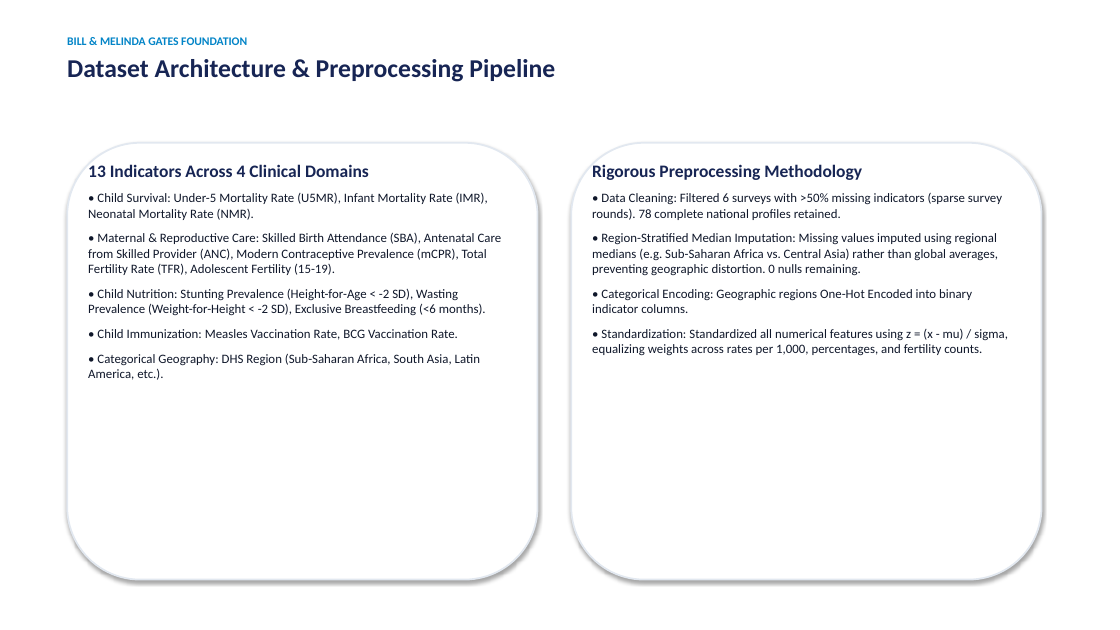
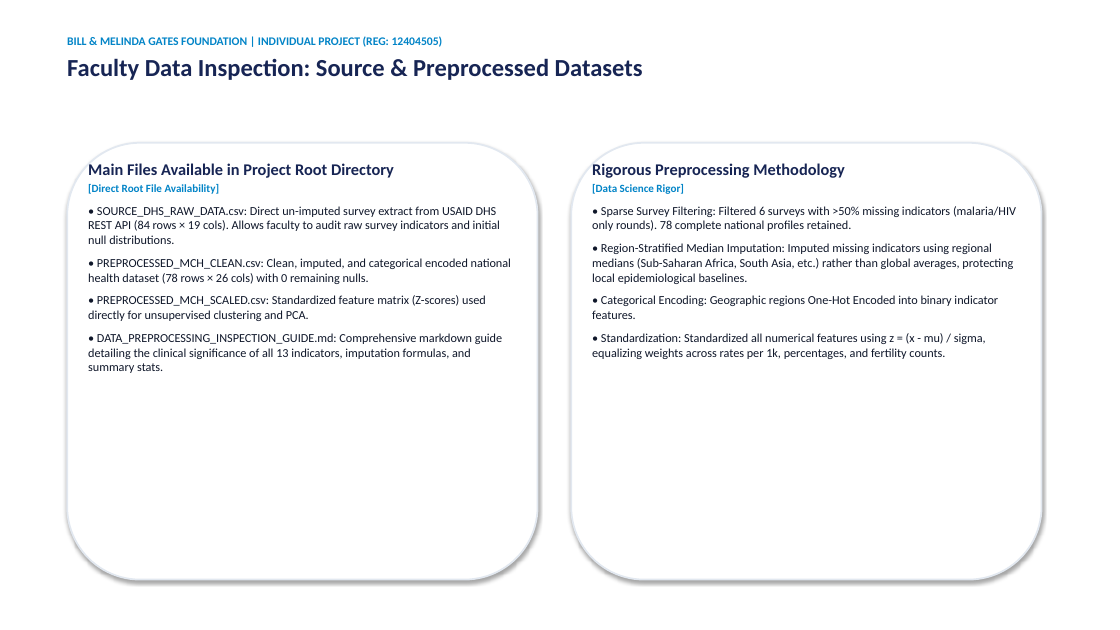
Before and after one commit to Mayank0053/Country-Maternal-Child-Health-Profile-Segmentation-Dashboard--, a slide deck: slide 4 of Country_MCH_Segmentation_Presentation.pptx. Drawn at 1120x630 pixels with LibreOffice and Linux fonts; fonts in the diff are those of the drawing. Boxes give left, top, right and bottom in pixels: in the first picture for what was removed or moved away, otherwise in the second. Text is boxed around its words. In the diff, an @@ line names an element or a change of style, - is before the commit and + after.

Commit message:
feat: upgrade to dynamic non-static FastAPI backend, light-themed dashboard, root preprocessed data files, and explicit individual project PPT/report

```diff
--- a/Country_MCH_Segmentation_Presentation.pptx
+++ b/Country_MCH_Segmentation_Presentation.pptx
@@ text at [67,36,643,80]: text changed; size 22 to 10 pt; text colour #172554 to #0284C7 @@
-BILL & MELINDA GATES FOUNDATION
-Dataset Architecture & Preprocessing Pipeline
+BILL & MELINDA GATES FOUNDATION | INDIVIDUAL PROJECT (REG: 12404505)
+Faculty Data Inspection: Source & Preprocessed Datasets
@@ text at [88,163,511,373]: text changed; size 11 to 10.5 pt @@
-13 Indicators Across 4 Clinical Domains
-• Child Survival: Under-5 Mortality Rate (U5MR), Infant Mortality Rate (IMR), Neonatal Mortality Rate (NMR).
-• Maternal & Reproductive Care: Skilled Birth Attendance (SBA), Antenatal Care from Skilled Provider (ANC), Modern Contraceptive Prevalence (mCPR), Total Fertility Rate (TFR), Adolescent Fertility (15-19).
-• Child Nutrition: Stunting Prevalence (Height-for-Age < -2 SD), Wasting Prevalence (Weight-for-Height < -2 SD), Exclusive Breastfeeding (<6 months).
-• Child Immunization: Measles Vaccination Rate, BCG Vaccination Rate.
-• Categorical Geography: DHS Region (Sub-Saharan Africa, South Asia, Latin America, etc.).
+Main Files Available in Project Root Directory
+[Direct Root File Availability]
+• SOURCE_DHS_RAW_DATA.csv: Direct un-imputed survey extract from USAID DHS REST API (84 rows × 19 cols). Allows faculty to audit raw survey indicators and initial null distributions.
+• PREPROCESSED_MCH_CLEAN.csv: Clean, imputed, and categorical encoded national health dataset (78 rows × 26 cols) with 0 remaining nulls.
+• PREPROCESSED_MCH_SCALED.csv: Standardized feature matrix (Z-scores) used directly for unsupervised clustering and PCA.
+• DATA_PREPROCESSING_INSPECTION_GUIDE.md: Comprehensive markdown guide detailing the clinical significance of all 13 indicators, imputation formulas, and summary stats.
@@ text at [592,163,845,178]: size 15 to 14 pt in "Rigorous Preprocessing Methodology" @@
@@ text at [592,184,1016,359]: text changed; size 11 to 10.5 pt @@
-• Data Cleaning: Filtered 6 surveys with >50% missing indicators (sparse survey rounds). 78 complete national profiles retained.
-• Region-Stratified Median Imputation: Missing values imputed using regional medians (e.g. Sub-Saharan Africa vs. Central Asia) rather than global averages, preventing geographic distortion. 0 nulls remaining.
-• Categorical Encoding: Geographic regions One-Hot Encoded into binary indicator columns.
-• Standardization: Standardized all numerical features using z = (x - mu) / sigma, equalizing weights across rates per 1,000, percentages, and fertility counts.
+[Data Science Rigor]
+• Sparse Survey Filtering: Filtered 6 surveys with >50% missing indicators (malaria/HIV only rounds). 78 complete national profiles retained.
+• Region-Stratified Median Imputation: Imputed missing indicators using regional medians (Sub-Saharan Africa, South Asia, etc.) rather than global averages, protecting local epidemiological baselines.
+• Categorical Encoding: Geographic regions One-Hot Encoded into binary indicator features.
+• Standardization: Standardized all numerical features using z = (x - mu) / sigma, equalizing weights across rates per 1k, percentages, and fertility counts.
```
Also in this commit, not shown: 12 other slides changed, 1 slide added, 2 slides removed, 20 other files.
